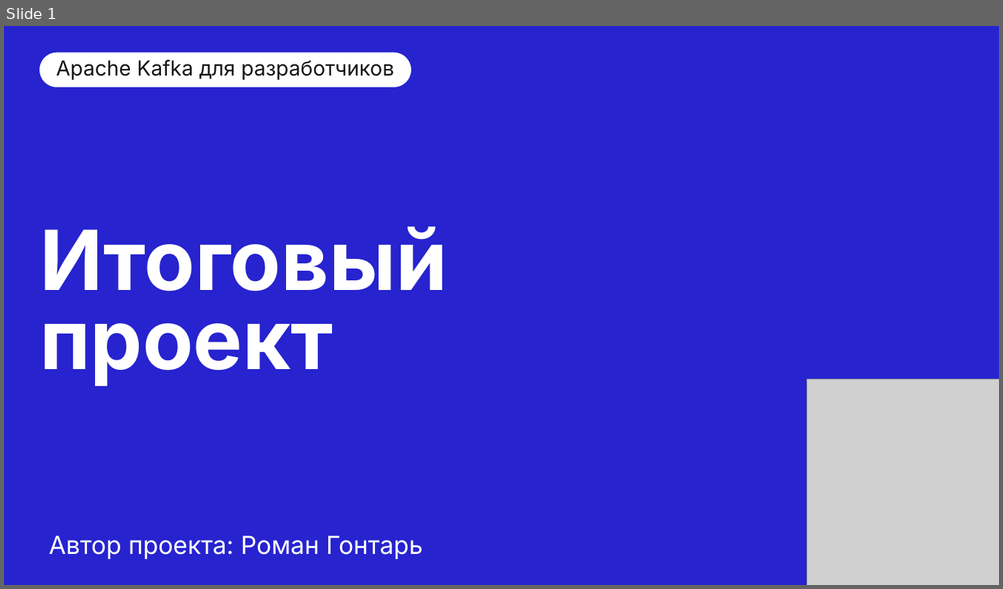
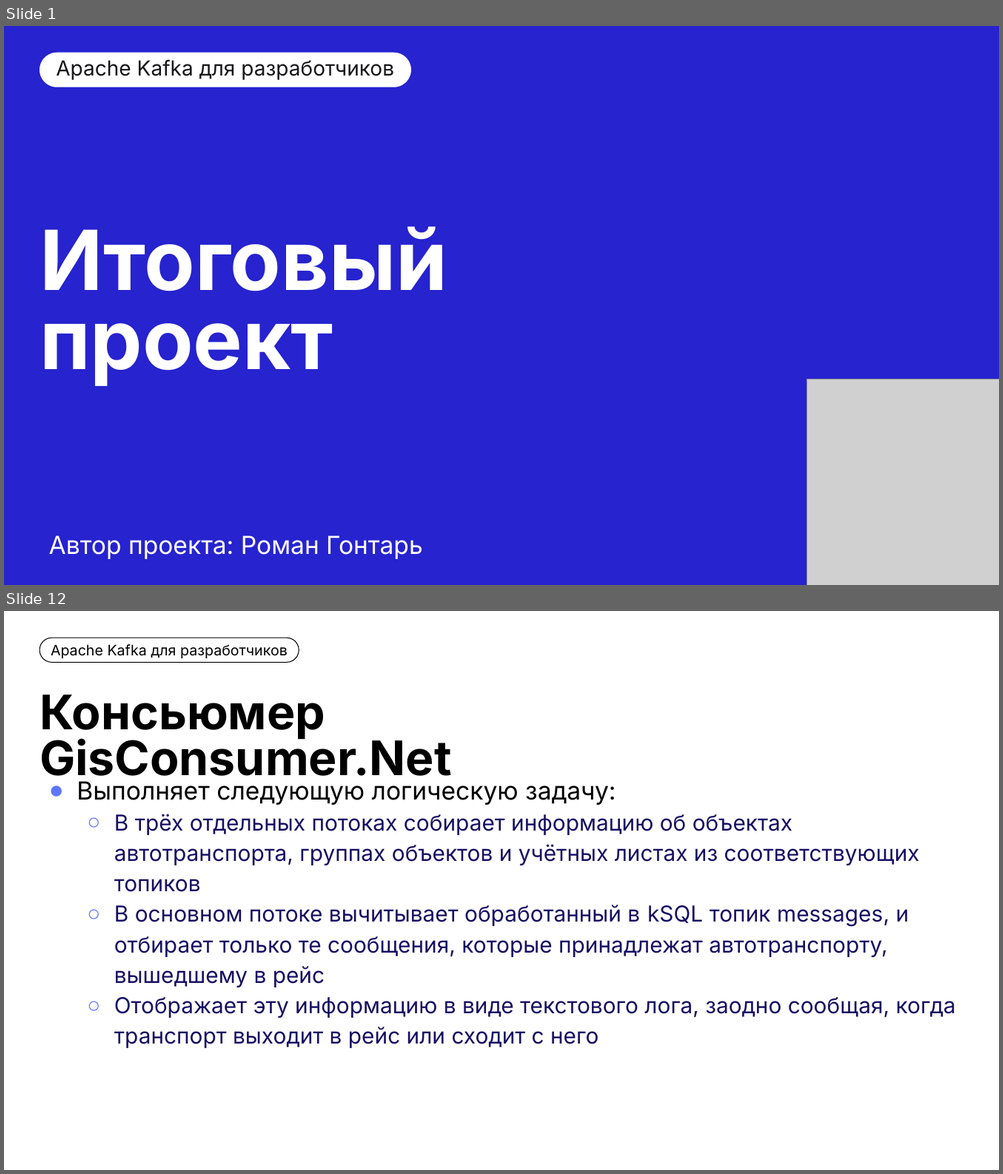
Before and after one commit to CoolGosha/kafka-for-devs-final-project, a slide deck: Защита проекта Кафка для разработчиков Гонтарь Роман.pptx. Shown one above the other, each under a label of ours: slide 1 before the commit, slides 1 and 12 after it; the slides between them are not shown. The pictures are 1003x589 and 1003x1174 pixels, drawn with LibreOffice and Linux fonts; fonts in the diff are those of the drawing; grey boxes stand for pictures; background and template pictures are left out. Boxes give left, top, right and bottom in pixels: in the first picture for what was removed or moved away, otherwise in the second. Text is boxed around its words. In the diff, an @@ line names an element or a change of style, - is before the commit and + after.

Commit message:
Update README.md и Защита проекта Кафка для разработчиков Гонтарь Роман.pptx

```diff
--- a/Защита проекта Кафка для разработчиков Гонтарь Роман.pptx
+++ b/Защита проекта Кафка для разработчиков Гонтарь Роман.pptx
@@ slide 12 added at (4, 611, 999, 1170), background #FFFFFF @@
@@ rounded rectangle added at (40, 638, 299, 663), fill #FFFFFF, outline #000000 0.75 pt, 14 pt, text #000000 @@
+Apache Kafka для разработчиков
@@ title added at (40, 695, 452, 786), 46 pt, text #000000, bold @@
+Консьюмер GisConsumer.Net
@@ text added at (77, 781, 956, 1048), 21.3 pt, text #170F63 @@
+● Выполняет следующую логическую задачу:
+  ○ В трёх отдельных потоках собирает информацию об объектах автотранспорта, группах объектов и учётных листах из соответствующих топиков
+  ○ В основном потоке вычитывает обработанный в kSQL топик messages, и отбирает только те сообщения, которые принадлежат автотранспорту, вышедшему в рейс
+  ○ Отображает эту информацию в виде текстового лога, заодно сообщая, когда транспорт выходит в рейс или сходит с него
```
Also in this commit, not shown: 2 slides changed, 13 other slides added, 6 slides removed, 1 other file.
